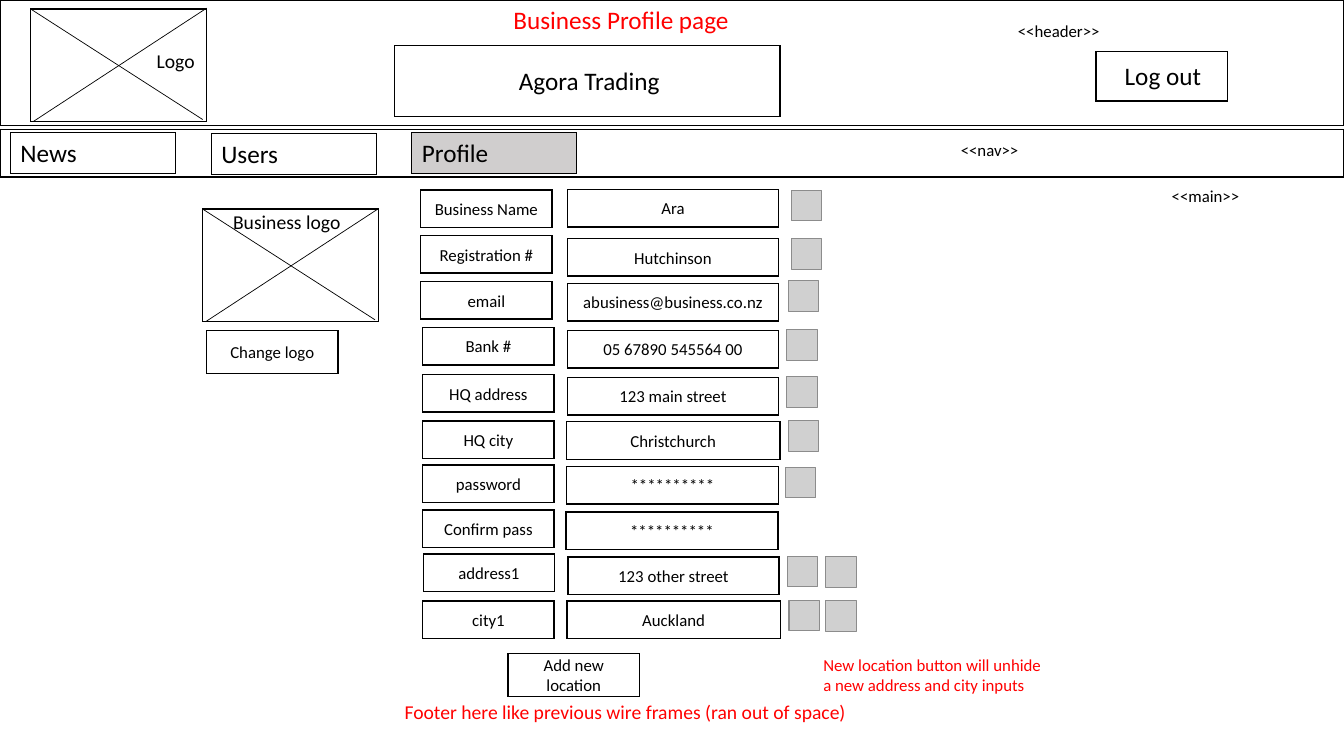
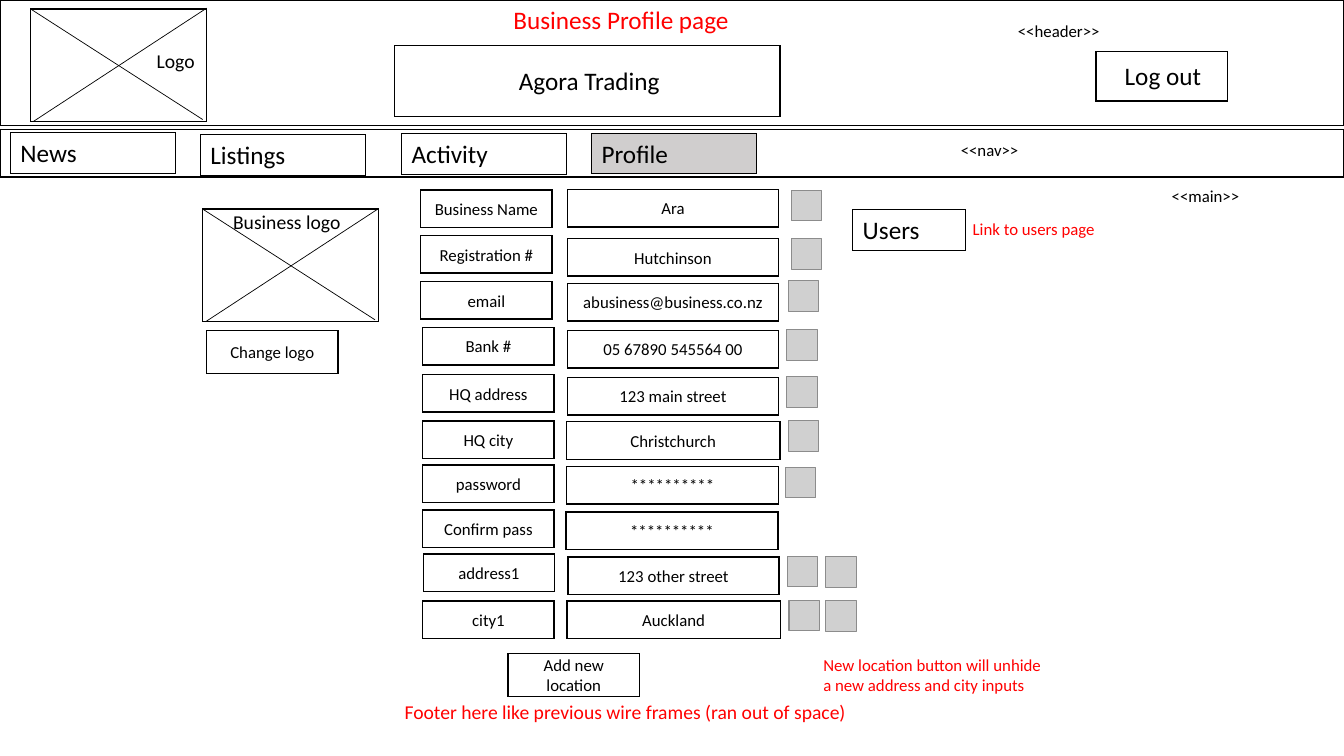
Before and after one commit to jameshutchy/Best-Practice-PHP, a slide deck: slide 23 of BCDE224 - Assessment 2 - James Hutchinson/BCDE244-Assesment 2 - James Hutchinson.pptx (slide 22 before the commit). Drawn at 1344x756 pixels with LibreOffice and Linux fonts; fonts in the diff are those of the drawing; grey boxes stand for pictures. Boxes give left, top, right and bottom in pixels: in the first picture for what was removed or moved away, otherwise in the second. Text is boxed around its words. In the diff, an @@ line names an element or a change of style, - is before the commit and + after.

```diff
--- a/BCDE224 - Assessment 2 - James Hutchinson/BCDE244-Assesment 2 - James Hutchinson.pptx
+++ b/BCDE224 - Assessment 2 - James Hutchinson/BCDE244-Assesment 2 - James Hutchinson.pptx
@@ rectangle added at (x1=201, y1=135, x2=365, y2=175), outline #000000 0.75 pt, 18 pt, text #000000 @@
+Listings
@@ rectangle added at (x1=401, y1=134, x2=566, y2=174), outline #000000 0.75 pt, 18 pt, text #000000 @@
+Activity
@@ rectangle "Profile" moved from (x1=412, y1=132, x2=577, y2=172) to (x1=592, y1=133, x2=756, y2=173) @@
@@ rectangle "Users" resized from (x1=212, y1=134, x2=376, y2=174) to (x1=853, y1=210, x2=965, y2=250) @@
@@ text added at (x1=973, y1=223, x2=1095, y2=238), 12 pt, text #FF0000 @@
+Link to users page
```
Also in this commit, not shown: 4 other slides changed, 2 slides added, 12 other files.
